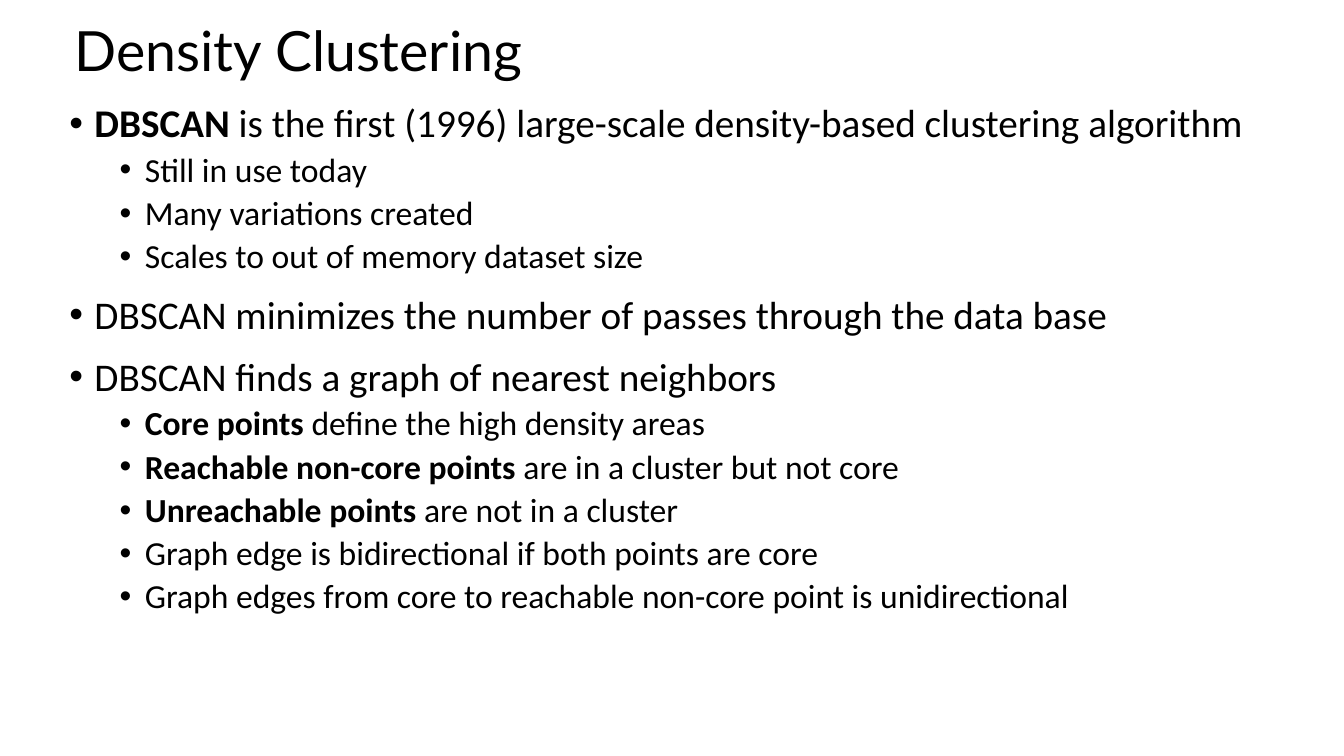
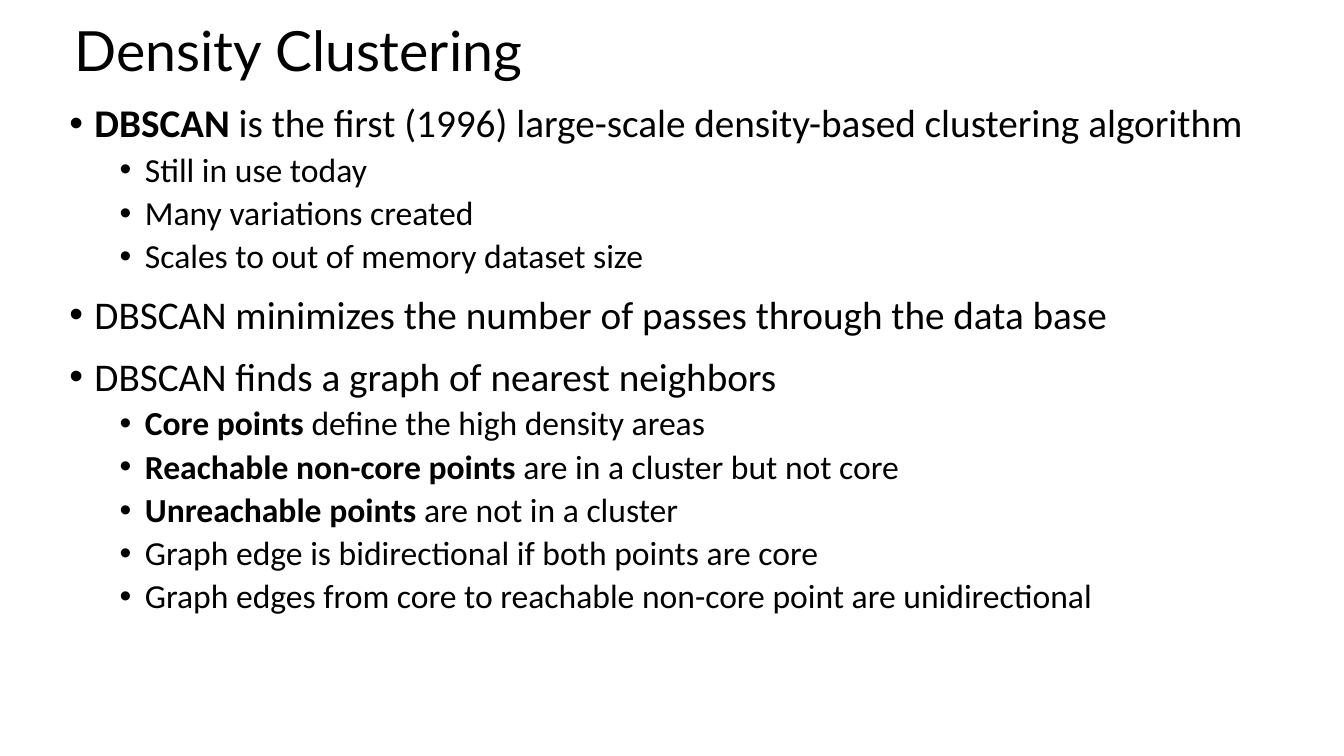
Before and after one commit to StephenElston/CSCI-E-108, a slide deck: slide 49 of slides/6_IntroductionToClustering.pptx (slide 63 before the commit). Drawn at 1344x756 pixels with LibreOffice and Linux fonts; fonts in the diff are those of the drawing. Boxes give left, top, right and bottom in pixels: in the first picture for what was removed or moved away, otherwise in the second. Text is boxed around its words. In the diff, an @@ line names an element or a change of style, - is before the commit and + after.

```diff
--- a/slides/6_IntroductionToClustering.pptx
+++ b/slides/6_IntroductionToClustering.pptx
@@ text at (145,584,1091,614): text changed @@
-  • Graph edges from core to reachable non-core point is unidirectional
+  • Graph edges from core to reachable non-core point are unidirectional
```
Also in this commit, not shown: 11 other slides changed.
